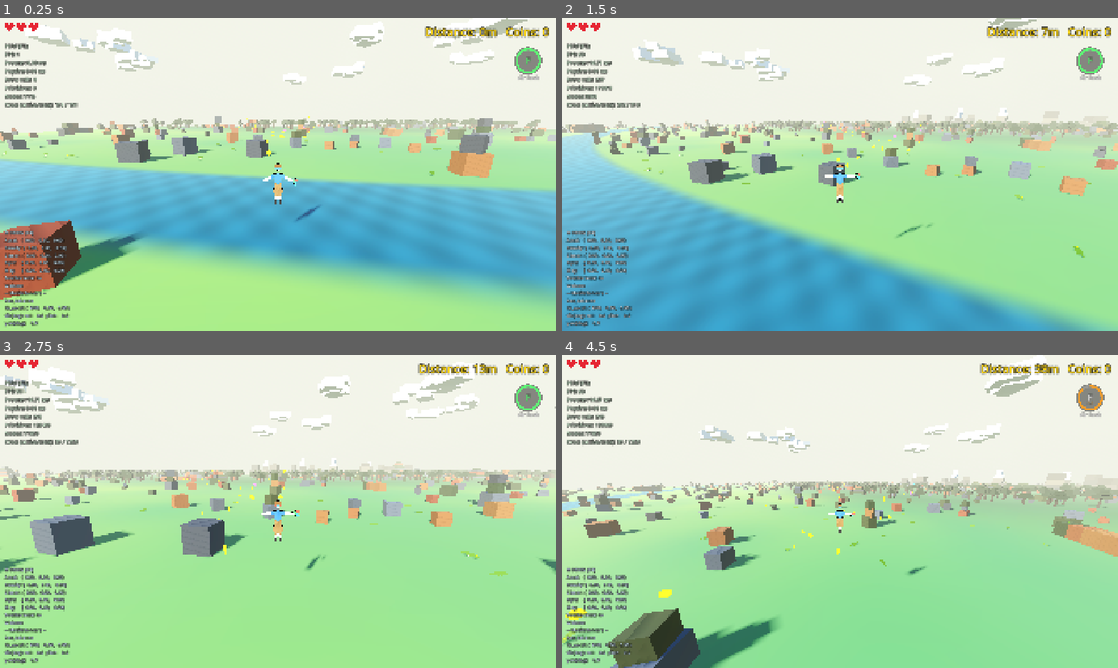
Above: before the commit, frames 1-4 (two rows, left to right).
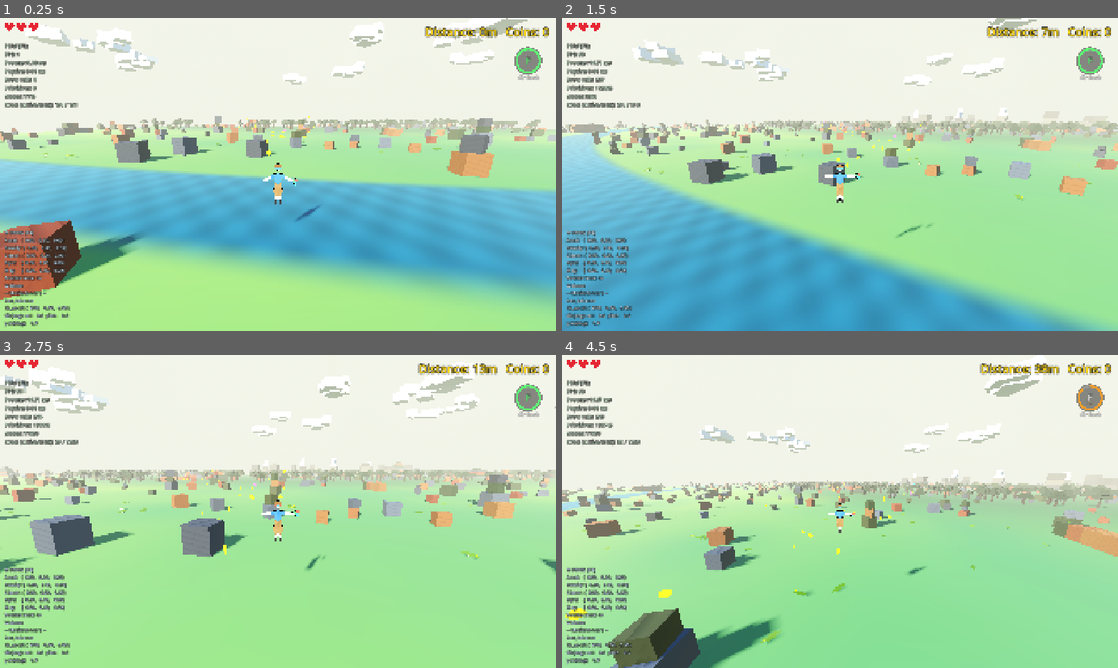
Above: after the commit, the same moments.

Repository: korjavin/godot-test1
Game: Godot game, scene res://scenes/main.tscn
Two runs of this game, one before a commit and one after it. Both use one fixed random seed, a clock stepped at 60 frames per second and the inputs below.
Inputs (mouse positions are in pixels of both pictures, inside the frame that each line leads up to):
- Up to frame 1 (0.25 s): no input
- Up to frame 2 (1.5 s): tap Enter (ui_accept) at 0.5 s; move the mouse to (867, 174) at 0.52 s; hold Shift (run) 0.53-1.28 s; hold W (move_forward) from 0.53 s (still down); tap Space (jump) at 0.77, 0.8, 1.07, 1.35 s; move the mouse to (812, 174) at 1.27 s
- Up to frame 3 (2.75 s): keep holding W (move_forward); tap Space (jump) at 1.52, 1.82, 2.3 s; tap Shift (run) at 1.55 s; move the mouse to (289, 505) at 2.02 s; hold Ctrl (duck) from 2.03 s (still down)
- Up to frame 4 (4.5 s): keep holding W (move_forward); move the mouse to (834, 517) at 2.77 s; release Ctrl (duck) at 2.78 s; tap Shift (run) at 2.85 s; tap Space (jump) at 3.02, 3.32, 3.77, 3.8, 4.07 s; move the mouse to (878, 514) at 3.52 s; tap F (special_ability) at 3.6 s; move the mouse to (795, 508) at 4.27 s; tap R (switch_character) at 4.35 s

The runs differ from the first frame. In frame 1, less than 0.1% of the frame differs, in the area x 0-79%, y 38-51%; in frame 2, 0.1%; in frame 3, 0.1%; in frame 4, 0.3%, in the area x 0-75%, y 20-93%.

Commit message:
fix: address code review findings

Diff:
--- a/scripts/endless_terrain.gd
+++ b/scripts/endless_terrain.gd
@@ -131,6 +131,21 @@
 ## How much clear space (in meters) to keep between a crocodile and the nearest
 ## block. This stops crocodiles from spawning partially buried inside blocks.
 @export var min_object_clearance: float = 1.5
+
+## Radius (in metres) of the crocodile-free bubble around the world origin — the
+## spawn point every run and every restart begins on.
+##
+## Without it the FIRST run of a session gets no spawn protection at all: the
+## player's own clear_nearby_crocodiles() sweep only runs on respawn/restart, so a
+## fresh boot drops the player into a chunk holding ~10 crocodiles with nothing
+## keeping them off (0,0) — several sit inside DETECTION_RADIUS (15) and start
+## chasing on frame one, and BASE_CHASE_SPEED (5.5) beats WALK_SPEED (5.0).
+## Enforced here, in world generation, rather than as another sweep: it is a pure
+## function of position, so it holds identically for new_run() and needs no
+## ordering dance with the player's _ready(), which runs before any chunk exists.
+## Matches the player's SPAWN_SAFE_RADIUS (the post-respawn sweep radius) — the two
+## are the same rule enforced from the two ends; keep them in step if either moves.
+const SPAWN_SAFE_RADIUS: float = 25.0
 
 ## Chance (0..1) that a given walkable structure top (pyramid apex / wall ridge)
 ## gets a rare crocodile patrolling it. Kept moderate so they're an occasional
@@ -2280,6 +2295,14 @@
 		if valid_position and is_river_at(chunk_world_pos + crocodile_pos):
 			valid_position = false
 
+		# Keep the spawn point clear (see SPAWN_SAFE_RADIUS). Same post-draw `continue`
+		# discipline as the river skip directly above — the candidate's own draws are
+		# already spent, so nothing upstream shifts; only the handful of chunks touching
+		# the origin bubble are affected, and identically on every run.
+		var croc_world := chunk_world_pos + crocodile_pos
+		if valid_position and Vector2(croc_world.x, croc_world.z).length() < SPAWN_SAFE_RADIUS:
+			valid_position = false
+
 		if not valid_position:
 			continue
 
--- a/scripts/mobile_sensors.gd
+++ b/scripts/mobile_sensors.gd
@@ -195,6 +195,18 @@
 ## live when `calibrate()` is called (desktop never; web after the stream warms up),
 ## it calibrates immediately AND clears the flag, so an explicit re-zero still works.
 var _calibrate_pending: bool = false
+
+## The SAME deferral, one source down: the compass (`deviceorientation`) can lag
+## `devicemotion` by seconds — iOS grants them together but Safari fires motion
+## first, and the JS shim's `_ori_age` gate treats a not-yet-fired compass as
+## absent. So a calibration can complete on live GRAVITY while `_has_orientation`
+## is still false, leaving `_neutral_yaw_deg` at its 0.0 default. When the compass
+## then comes up, `yaw()` reports the raw absolute heading — up to ±180° — which
+## saturates `mobile_input`'s steer strength and holds `turn_left`/`turn_right`
+## pressed every physics frame (the hero spins in place until a recalibrate).
+## Arming this instead lets the poll capture the yaw neutral from the first real
+## compass sample, exactly like `_calibrate_pending` does for gravity.
+var _yaw_neutral_pending: bool = false
 
 
 # ===========================================================================
@@ -487,9 +499,14 @@
 	# Use the freshest gravity reading as the new "down".
 	if _gravity.length() > LIVE_DATA_EPSILON:
 		_neutral_gravity = _gravity
-	# Capture the current absolute heading (if any) as the zero for twist-yaw.
+	# Capture the current absolute heading (if any) as the zero for twist-yaw. With
+	# no compass sample yet, ARM the capture instead of leaving the stale 0.0 default
+	# in place — see `_yaw_neutral_pending` for what a missed capture does to steering.
 	if _has_orientation:
 		_neutral_yaw_deg = _orientation.x
+		_yaw_neutral_pending = false
+	else:
+		_yaw_neutral_pending = true
 	# Reset the drift-prone integrated yaw so the new neutral really is zero twist.
 	_integrated_yaw = 0.0
 
@@ -525,6 +542,13 @@
 	if _calibrate_pending and _has_live and _gravity.length() > LIVE_DATA_EPSILON:
 		_apply_calibration()
 		_calibrate_pending = false
+
+	# Same deferral for the compass leg, which can come up long after gravity (see
+	# `_yaw_neutral_pending`): capture the yaw neutral from the first real heading so
+	# twist steering starts centred instead of saturated at the raw absolute heading.
+	if _yaw_neutral_pending and _has_orientation:
+		_neutral_yaw_deg = _orientation.x
+		_yaw_neutral_pending = false
 
 
 ## Pick the live source and fill the source-agnostic "current sample" from it. Split
@@ -642,6 +666,10 @@
 			_js_num("__gd_ori_alpha"),
 			_js_num("__gd_ori_beta"),
 			_js_num("__gd_ori_gamma"))
+		# Hold the gyro accumulator at zero while the compass drives yaw, so if the
+		# compass later stalls, `yaw()` falls back to "no twist" instead of snapping to
+		# whatever the accumulator held before the compass took over.
+		_integrated_yaw = 0.0
 	else:
 		_has_orientation = false
 		_integrated_yaw += _gyro.z * delta
@@ -712,6 +740,9 @@
 			_js_num("__gd_ori_alpha"),
 			_js_num("__gd_ori_beta"),
 			_js_num("__gd_ori_gamma"))
+		# Same reason as `_read_native`: keep the fallback accumulator at zero while the
+		# compass is the yaw source, so a later compass stall reads as "no twist".
+		_integrated_yaw = 0.0
 	else:
 		# No fresh compass alpha → fall back to integrating the gyro like the native path.
 		_integrated_yaw += _gyro.z * delta
--- a/scripts/player_controller.gd
+++ b/scripts/player_controller.gd
@@ -654,8 +654,10 @@
 	# red flash play out for a moment. When the window ends we lose a life and
 	# either respawn in place or, if that was our last life, trigger game over.
 	if is_caught:
-		velocity = Vector3.ZERO
-		move_and_slide()
+		# Same freeze the game-over and respawn-grace branches use: horizontal motion
+		# stopped, gravity still applied. Zeroing velocity outright would pin a player
+		# bitten at jump apex motionless in mid-air for the whole CAUGHT_DURATION.
+		_freeze_with_gravity(delta)
 		update_character_animation(delta, Vector2.ZERO)
 		caught_timer -= delta
 		if caught_timer <= 0.0:
@@ -1590,6 +1592,13 @@
 	streak_timer = 0.0
 	is_caught = true
 	caught_timer = CAUGHT_DURATION
+	# Drop the jump-forgiveness timers as we enter the freeze. Every frozen branch of
+	# _physics_process returns ABOVE the step that ticks them, so they would otherwise
+	# hold their pre-bite values for the whole caught/respawn/game-over window — and a
+	# restart from the game-over screen (Enter/Space, and Space is also `jump`) would
+	# then find a still-armed coyote_timer and launch the fresh run off the spawn point.
+	coyote_timer = 0.0
+	jump_buffer_timer = 0.0
 
 	# Bite sting.
 	_sfx("play_bite")
--- a/scripts/touch_controls.gd
+++ b/scripts/touch_controls.gd
@@ -706,6 +706,14 @@
 			_enable_overlay.visible = false
 			return
 		_motion_retry_offered = true
+		# PAUSE alongside raising it, exactly like the portrait guard above. This
+		# overlay is a full-rect Button, so it swallows every tap — Jump, Special,
+		# Switch and View all go dead while it is up. Over a LIVE world that means the
+		# player stands there being chased with no controls until they tap. The tap
+		# itself unpauses (see _on_enable_overlay_pressed). `driver` is the same handle
+		# the receiving-check above already resolved.
+		if driver != null:
+			driver.pause_game()
 		# Swap only the HEADLINE to the retry message — the how-to body stays
 		# visible underneath, so a retrying player keeps the instructions.
 		_enable_headline.text = RETRY_HEADLINE
@@ -830,6 +838,13 @@
 	_motion_watch_elapsed = 0.0
 	_enable_overlay.visible = false
 
+	# This tap is also the unpause. Two ways the tree can be paused under a visible
+	# enable overlay: the retry prompt pauses when it raises itself (a tap-swallowing
+	# overlay must not sit over live play), and a focus-loss pause before the first
+	# enable is suppressed from showing the resume overlay while we are visible. Both
+	# are cleared here, so a single tap always returns the player to a running game.
+	if get_tree().paused:
+		_driver.resume_from_pause()
 
 ## Resume overlay tap → unfreeze the game. Routed through the driver's
 ## `resume_from_pause()` so the driver can also restore its pre-pause active state
Not shown, changed: CLAUDE.md
